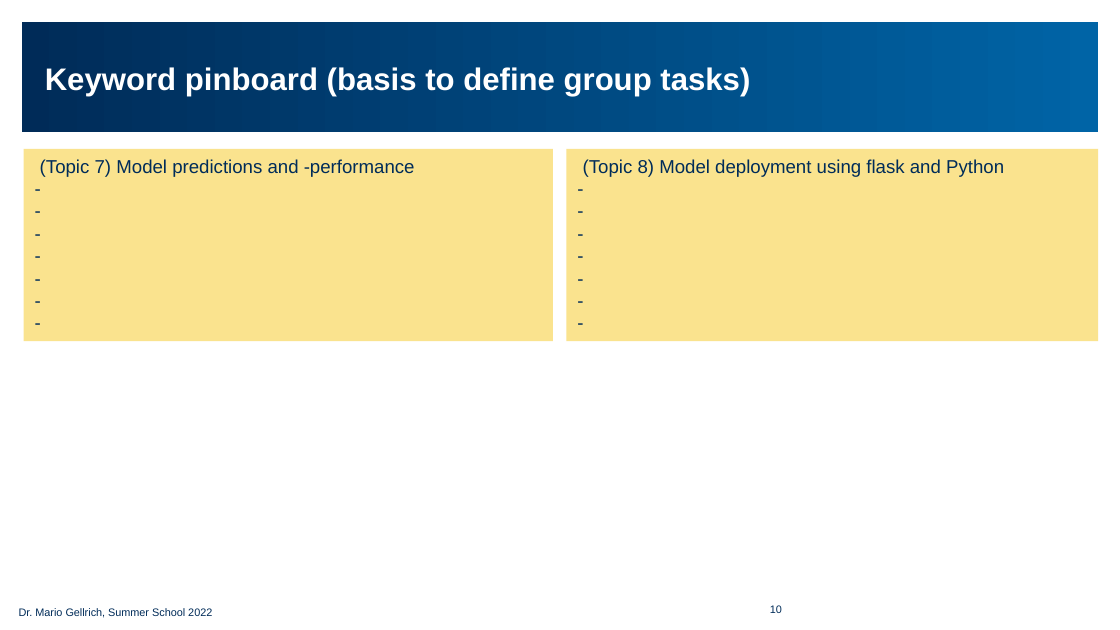
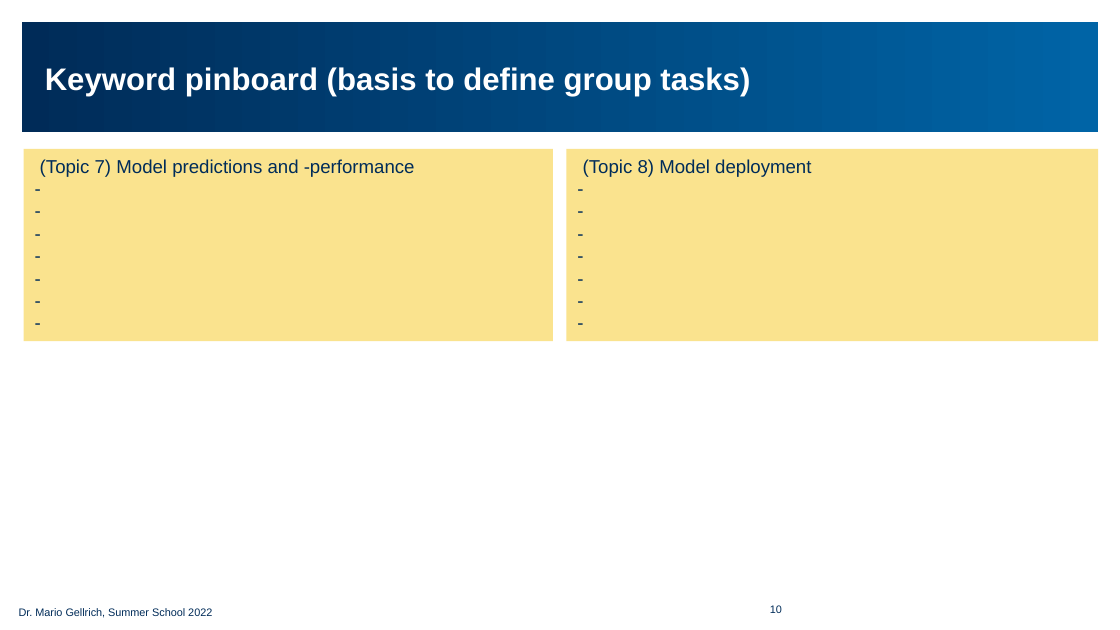
Before and after one commit to simschwab/summer_school_FS2022, a slide deck: slide 10 of Credit_Risk_Modeling/Slides_Credit_Risk_Modeling_Workshop_EN.pptx. Drawn at 1120x630 pixels with LibreOffice and Linux fonts; fonts in the diff are those of the drawing; background and template pictures are left out. Boxes give left, top, right and bottom in pixels: in the first picture for what was removed or moved away, otherwise in the second. Text is boxed around its words. In the diff, an @@ line names an element or a change of style, - is before the commit and + after.

```diff
--- a/Credit_Risk_Modeling/Slides_Credit_Risk_Modeling_Workshop_EN.pptx
+++ b/Credit_Risk_Modeling/Slides_Credit_Risk_Modeling_Workshop_EN.pptx
@@ text in rectangle at (583, 159, 811, 177): text changed @@
-(Topic 8) Model deployment using flask and Python
+(Topic 8) Model deployment
```
Also in this commit, not shown: 3 other slides changed.
